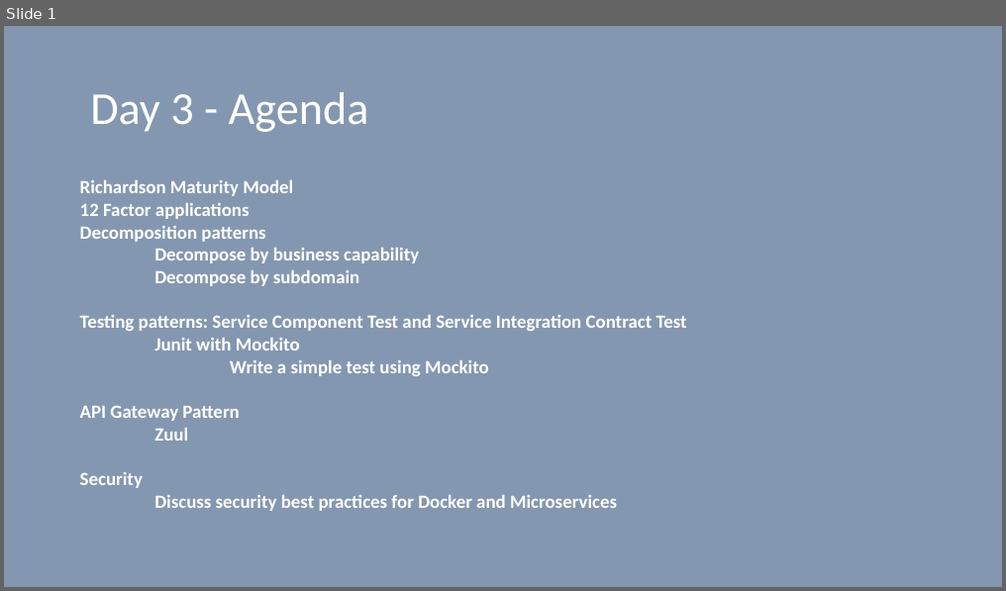
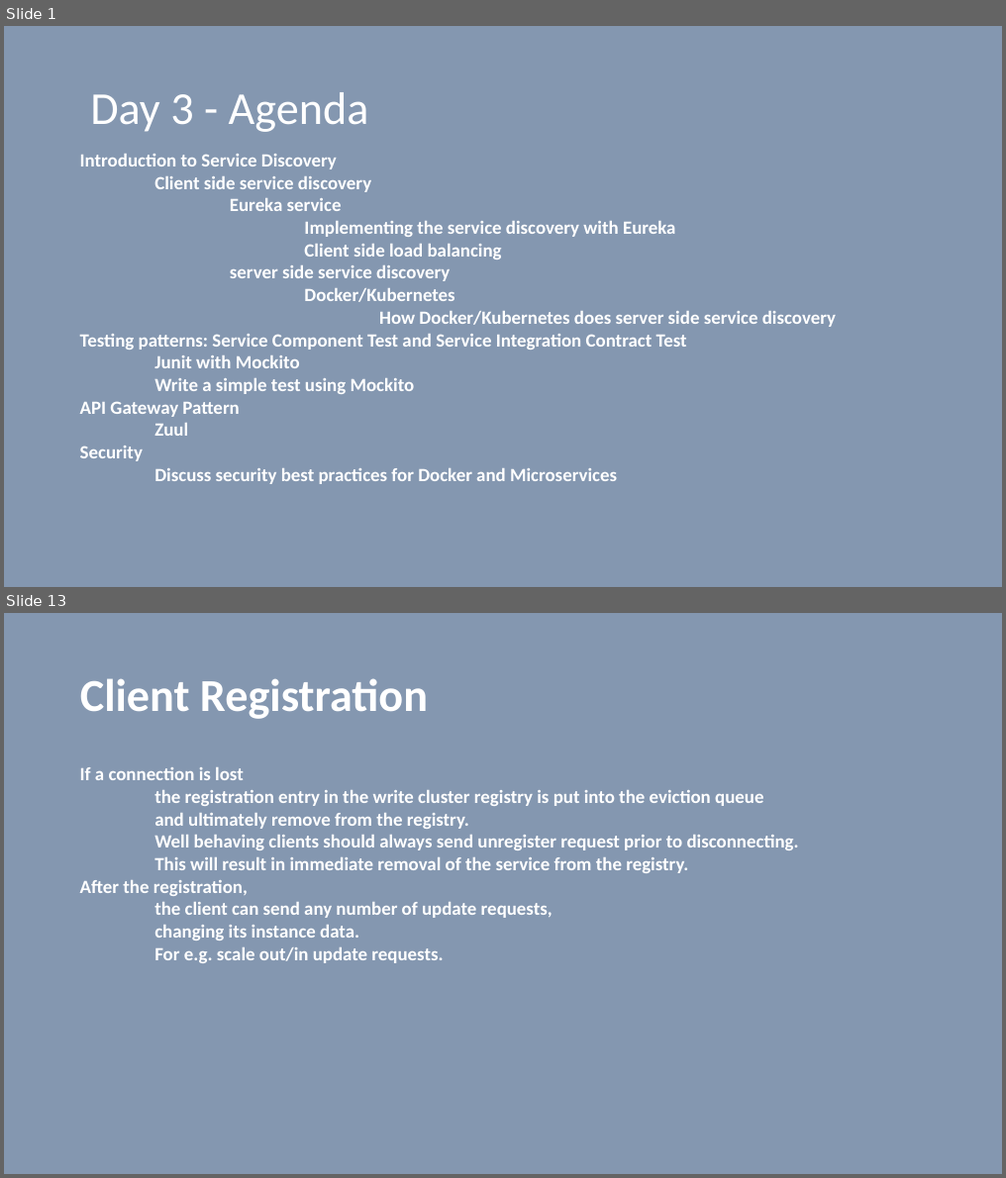
Before and after one commit to vilasvarghese/microservices, a slide deck: training/day3/Day3.pptx. Shown one above the other, each under a label of ours: slide 1 before the commit, slides 1 and 13 after it; the slides between them are not shown. The pictures are 1006x591 and 1006x1178 pixels, drawn with LibreOffice and Linux fonts; fonts in the diff are those of the drawing. Boxes give left, top, right and bottom in pixels: in the first picture for what was removed or moved away, otherwise in the second. Text is boxed around its words. In the diff, an @@ line names an element or a change of style, - is before the commit and + after.

```diff
--- a/training/day3/Day3.pptx
+++ b/training/day3/Day3.pptx
@@ slide 13 added at box(4, 613, 1002, 1174), background #8497B0 @@
@@ title added at box(80, 678, 428, 719), 44 pt, text #FFFFFF, bold @@
+Client Registration
@@ text added at box(80, 767, 799, 963), 18 pt, text #FFFFFF, bold @@
+If a connection is lost
+the registration entry in the write cluster registry is put into the eviction queue
+and ultimately remove from the registry.
+Well behaving clients should always send unregister request prior to disconnecting.
+This will result in immediate removal of the service from the registry.
+After the registration,
+the client can send any number of update requests,
+changing its instance data.
+For e.g. scale out/in update requests.
@@ slide 1 changed as well @@
@@ text "Introduction to Service Discovery": place and size @@
-text "Introduction to Service Discovery" at box(80, 180, 687, 511)
+text "Introduction to Service Discovery" at box(80, 154, 836, 484)
@@ text at box(80, 154, 836, 327): text changed @@
-Richardson Maturity Model
-12 Factor applications
-Decomposition patterns
-Decompose by business capability
-Decompose by subdomain
+Introduction to Service Discovery
+Client side service discovery
+Eureka service
+Implementing the service discovery with Eureka
+Client side load balancing
+server side service discovery
+Docker/Kubernetes
+How Docker/Kubernetes does server side service discovery
```
Also in this commit, not shown: 1 other slide changed, 13 other slides added, 4 other files.
